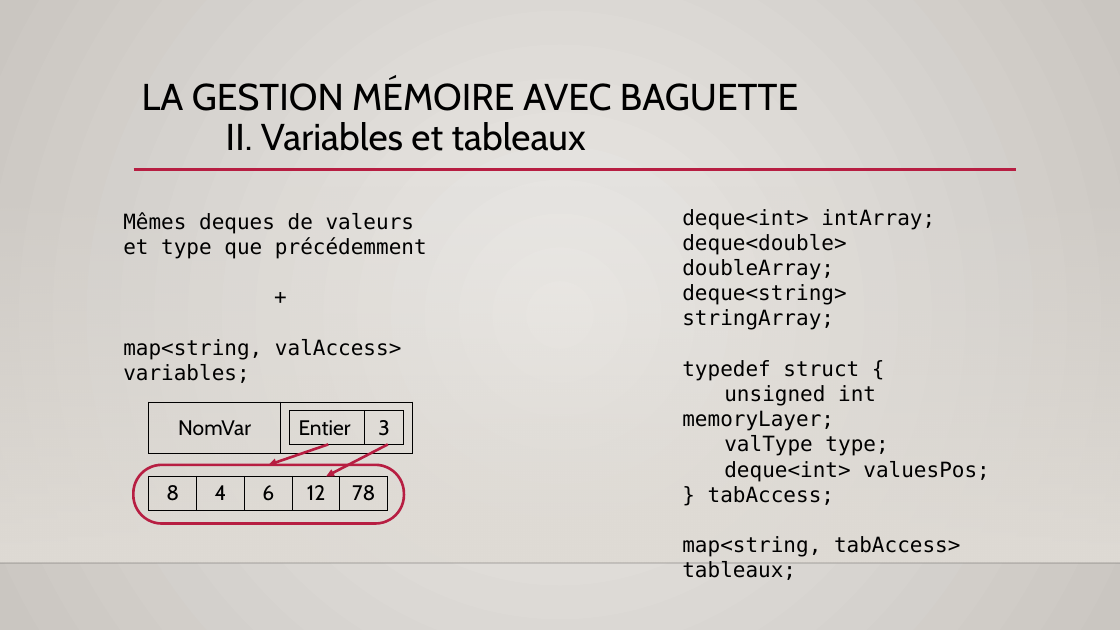
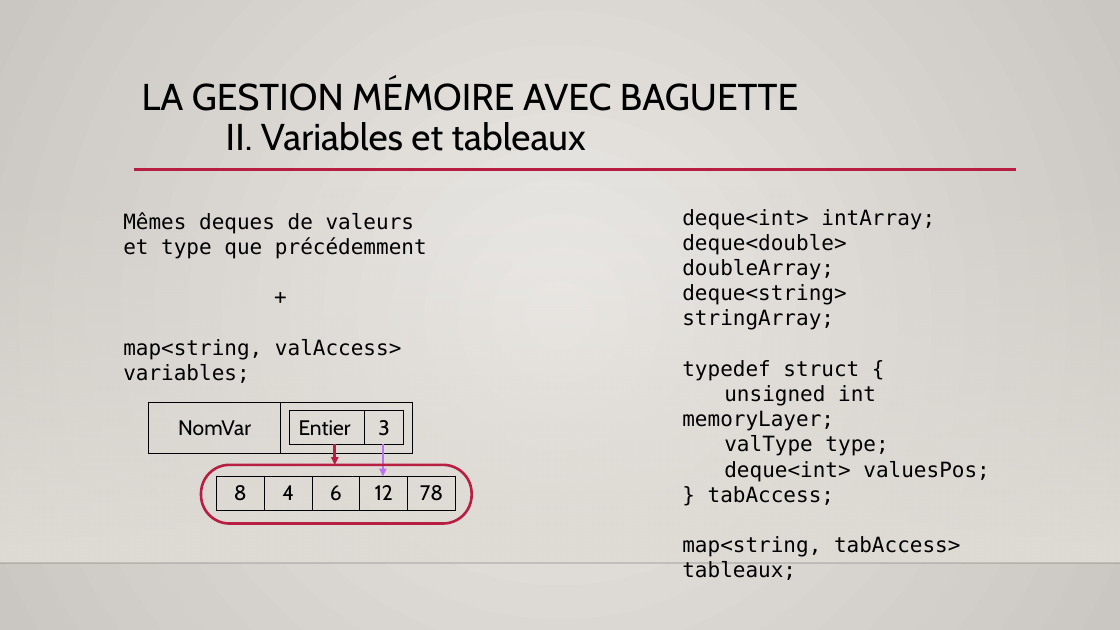
Before and after one commit to Thiebosh/CIR2_THL_Baguette, a slide deck: slide 5 of presentation/thl prez.pptx. Drawn at 1120x630 pixels with LibreOffice and Linux fonts; fonts in the diff are those of the drawing; background and template pictures are left out. Boxes give left, top, right and bottom in pixels: in the first picture for what was removed or moved away, otherwise in the second. Text is boxed around its words. In the diff, an @@ line names an element or a change of style, - is before the commit and + after.

```diff
--- a/presentation/thl prez.pptx
+++ b/presentation/thl prez.pptx
@@ arrow moved from (329, 444) - (269, 465) to (334, 444) - (334, 465) @@
@@ arrow moved from (388, 444) - (326, 476) to (383, 444) - (383, 476) @@
@@ arrow (383, 444) - (383, 476): stroke #B71E42 2.25 pt to #BC72F0 2.25 pt @@
@@ rounded rectangle: place and size @@
-rounded rectangle at (134,465,404,523)
+rounded rectangle at (201,465,471,523)
@@ table: place and size @@
-table at (149,476,388,511)
+table at (217,476,456,511)
```
Also in this commit, not shown: 3 other slides changed, 1 slide added, 1 other file.
